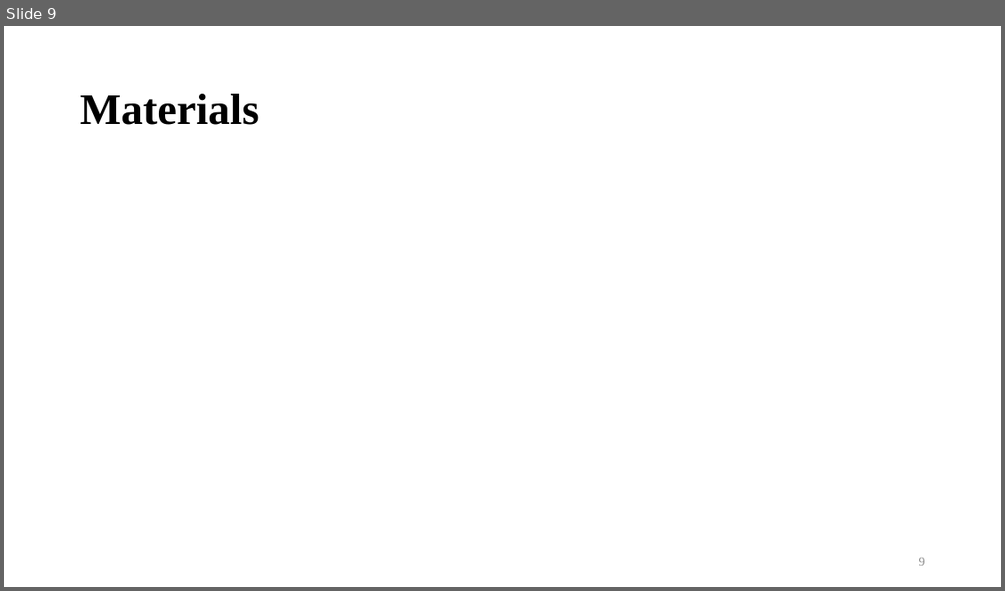
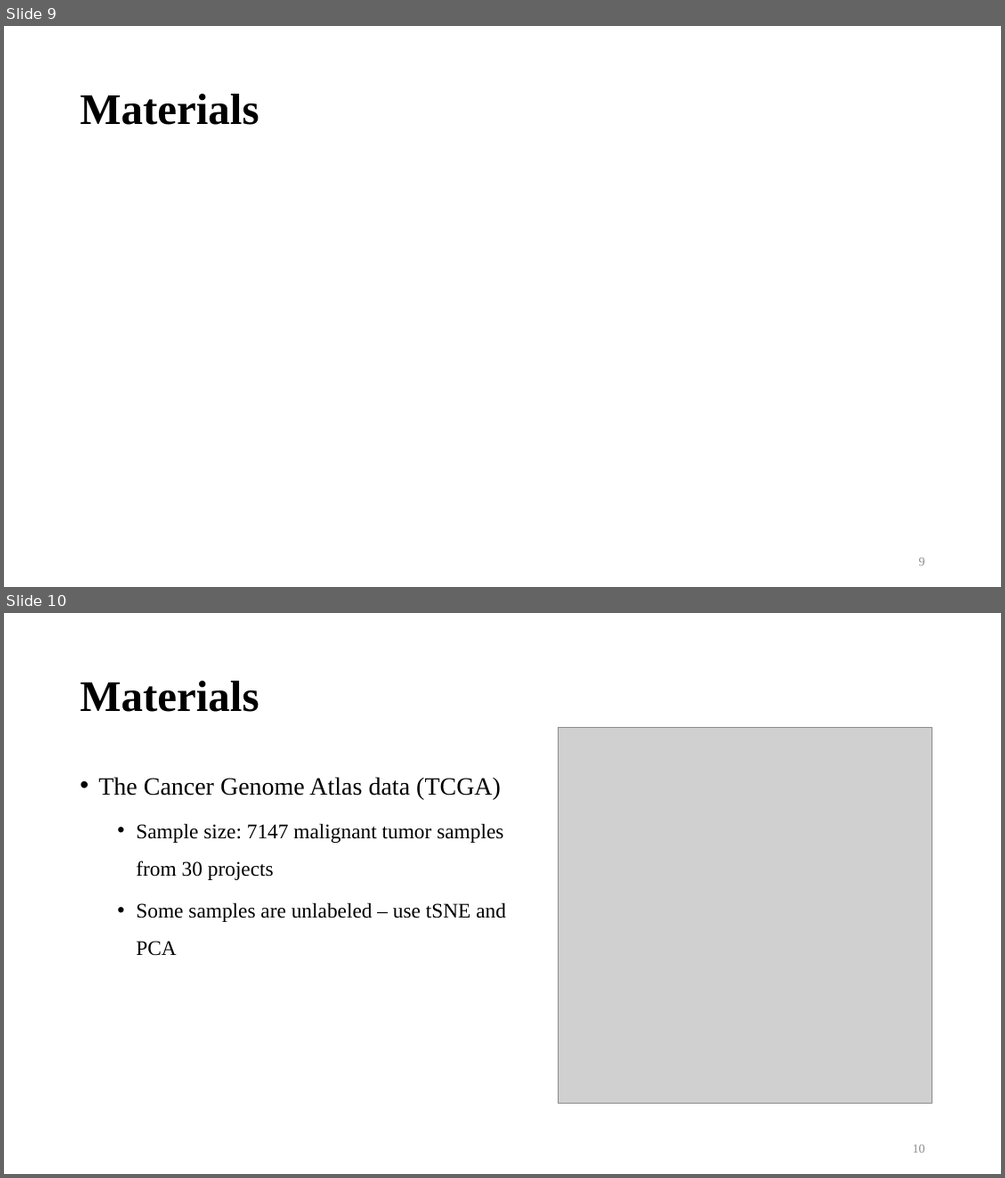
Before and after one commit to bernie6401/NTU_ML, a slide deck: Final Project/Final Paper/HO-Machine learning workflows.pptx. Shown one above the other, each under a label of ours: slide 9 before the commit, slides 9 and 10 after it. The pictures are 1005x591 and 1005x1178 pixels, drawn with LibreOffice and Linux fonts; fonts in the diff are those of the drawing; grey boxes stand for pictures; background and template pictures are left out. Boxes give left, top, right and bottom in pixels: in the first picture for what was removed or moved away, otherwise in the second. Text is boxed around its words. In the diff, an @@ line names an element or a change of style, - is before the commit and + after.

```diff
--- a/Final Project/Final Paper/HO-Machine learning workflows.pptx
+++ b/Final Project/Final Paper/HO-Machine learning workflows.pptx
@@ slide 10 added at bbox=[4, 613, 1001, 1174], background #FFFFFF @@
@@ title added at bbox=[80, 681, 259, 712], 42 pt, text #000000, bold @@
+Materials
@@ picture added at bbox=[558, 728, 933, 1103] @@
@@ text added at bbox=[98, 777, 506, 956], 20 pt, text #000000 @@
+• The Cancer Genome Atlas data (TCGA)
+  • Sample size: 7147 malignant tumor samples from 30 projects
+  • Some samples are unlabeled – use tSNE and PCA
@@ page number added at bbox=[913, 1144, 925, 1152], 12 pt, text #8C8C8C @@
+10
```
Also in this commit, not shown: 11 slides changed, 15 other slides added, 1 other file.
